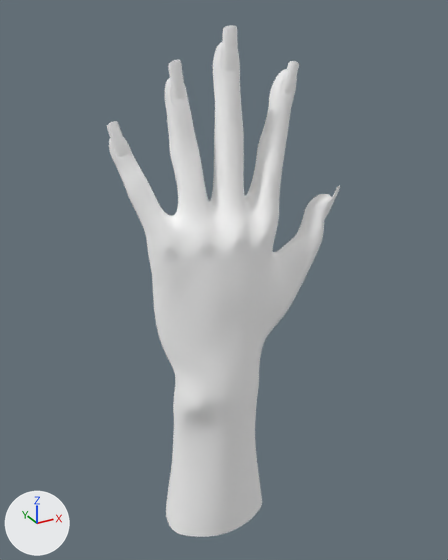
Renders of the glTF model src/Pages/Customize/Configurator/models/Accessories/round_nails.glb from each side of a commit.
Camera for both pictures: a camera (50 mm lens) standing at (-0.533, -0.919, 0.312) and looking at (-0.019, 0.015, -0.154). The axes (+X, +Y, +Z) are drawn at lower left. The lights are the same throughout. Vertices at the same position are counted once.

The first picture shows 'nailHands', 'nails'.
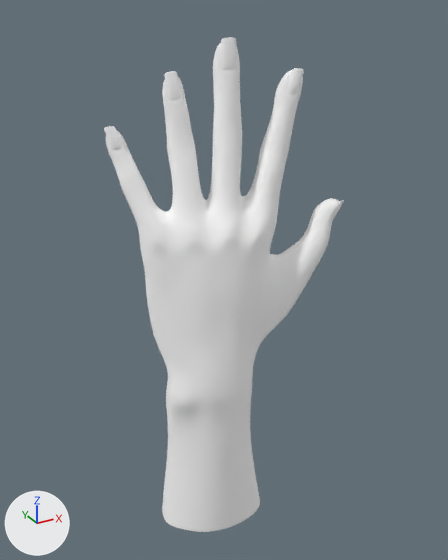
Pixel boxes (x1, y1, x2, y2) of what changed, in the pictures (448 x 560 px; the box of a moved part takes in the faces that stretch with it):
'nailHands', mesh turned
    before: (109, 41, 332, 537)
    after: (106, 43, 340, 532)
'nails', reshaped
    before: (107, 25, 340, 220)
    after: (104, 37, 344, 222)
part 2 of me_nagel_daumen_geo_lambert1_0_002, moved or reshaped
    before: (324, 186, 340, 220)
    after: (330, 200, 344, 222)
part 3 of me_nagel_daumen_geo_lambert1_0_002, moved or reshaped
    before: (283, 61, 299, 94)
    after: (220, 37, 236, 70)
part 4 of me_nagel_daumen_geo_lambert1_0_002, moved or reshaped
    before: (222, 25, 238, 71)
    after: (287, 68, 304, 94)
part 5 of me_nagel_daumen_geo_lambert1_0_002, moved or reshaped
    before: (168, 60, 185, 99)
    after: (164, 71, 181, 100)
part 6 of me_nagel_daumen_geo_lambert1_0_002, moved or reshaped
    before: (107, 121, 127, 157)
    after: (104, 126, 122, 149)

Edits to the bpy script that builds the scene:
```text
Change me_hand_geo_lambert1_0_001:
    where me_hand_geo_lambert1_0_001.from_pydata(...)  # 16937 vertices, 33824 faces; spans x -0.22..0.194, y -0.101..0.071, z -0.66..0.266
    used by ob_nailhands; location = (0.0, 0.0, 0.0)
    me_hand_geo_lambert1_0_001 part 1: the whole mesh is turned -10.9 degrees about the z axis through the mesh origin
Change me_nagel_daumen_geo_lambert1_0_002:
    where me_nagel_daumen_geo_lambert1_0_002.from_pydata(...)  # 3850 vertices, 7680 faces; spans x -0.223..0.209, y -0.035..0.018, z -0.061..0.287
    used by ob_nails; location = (0.0, 0.0, 0.0)
    me_nagel_daumen_geo_lambert1_0_002 part 2: the loose piece of 770 vertices spanning x 0.165..0.209, y -0.035..-0.014, z -0.061..0.009 is multiplied about its middle by the matrix ((0.94, 0.188, -0.146), (-0.18, 0.982, 0.028), (0.29, 0.0, 0.492)), then moved by (-0.013, -0.034, -0.004)
    me_nagel_daumen_geo_lambert1_0_002 part 3: the loose piece of 770 vertices spanning x 0.08..0.114, y -0.012..-0.004, z 0.176..0.23 is multiplied about its middle by the matrix ((1.123, 0.226, -0.301), (-0.214, 1.162, 0.075), (0.235, -0.027, 0.862)), then moved by (-0.118, 0.005, 0.042)
    me_nagel_daumen_geo_lambert1_0_002 part 4: the loose piece of 770 vertices spanning x -0.034..-0.006, y -0.012..-0.002, z 0.218..0.287 is multiplied about its middle by the matrix ((0.793, 0.163, 0.168), (-0.15, 0.829, -0.044), (-0.132, 0.02, 0.599)), then moved by (0.114, -0.019, -0.053)
    me_nagel_daumen_geo_lambert1_0_002 part 5: the loose piece of 770 vertices spanning x -0.121..-0.096, y 0.0..0.009, z 0.177..0.239 is multiplied about its middle by the matrix ((0.982, 0.188, 0.009), (-0.188, 0.98, 0.048), (0.0, -0.068, 0.712)), then moved by (0.002, 0.021, -0.01)
    me_nagel_daumen_geo_lambert1_0_002 part 6: the loose piece of 770 vertices spanning x -0.223..-0.195, y 0.007..0.018, z 0.098..0.153 is multiplied about its middle by the matrix ((0.978, 0.188, 0.059), (-0.188, 0.982, -0.011), (-0.092, 0.0, 0.647)), then moved by (0.006, 0.039, -0.005)
```
